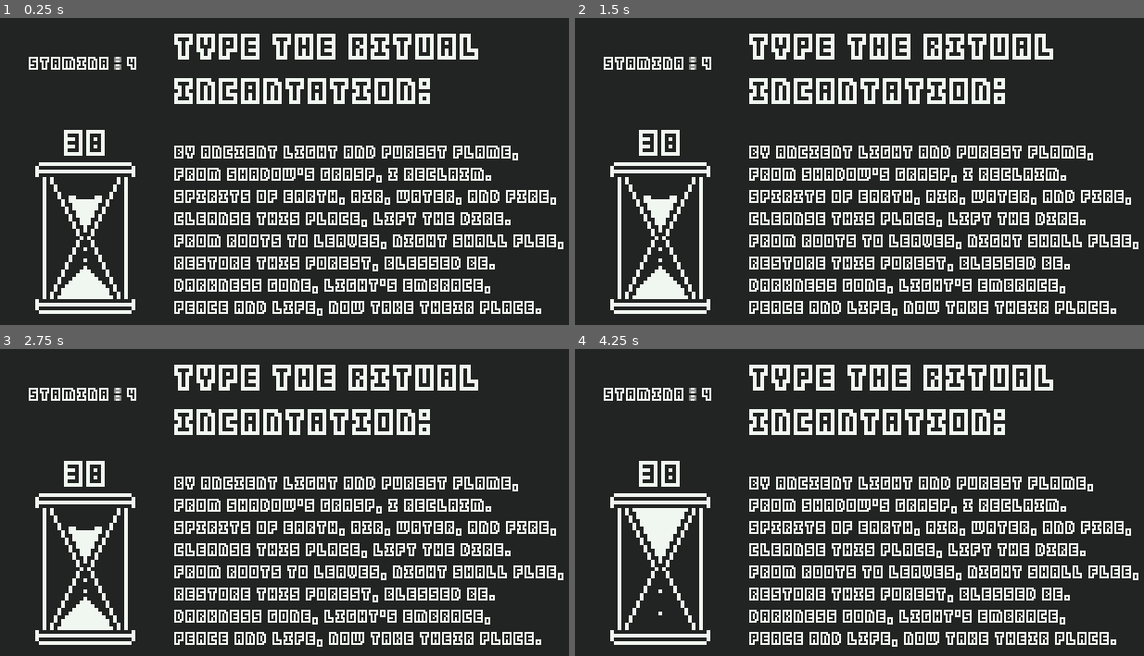
Above: before the commit, frames 1-4 (two rows, left to right).
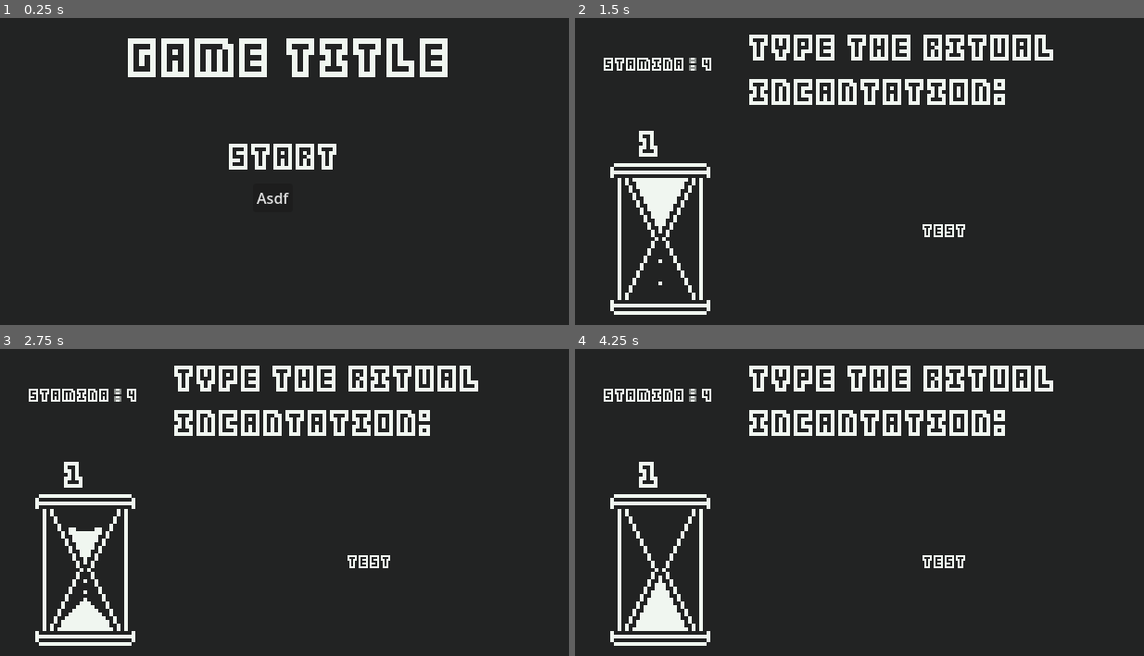
Above: after the commit, the same moments.

Repository: SolarLabyrinth/Lunariel
Game: Godot game, scene res://Scenes/MainMenu.tscn
Two runs of this game, one before a commit and one after it. Both use one fixed random seed, a clock stepped at 60 frames per second and the inputs below. Before the commit the project starts from res://Scenes/Main.tscn.
Inputs (mouse positions are in pixels of both pictures, inside the frame that each line leads up to):
- Up to frame 1 (0.25 s): no input
- Up to frame 2 (1.5 s): click (848, 199) at 0.5 s, where only the run after the commit has a clickable "Asdf"; click (1047, 291) at 1.25 s, where only the run after the commit has a clickable "Start"
- Up to frame 3 (2.75 s): tap Enter at 2 s
- Up to frame 4 (4.25 s): no input

The runs differ from the first frame. In frame 1, 21% of the frame differs, in the area x 5-100%, y 5-97%; in frame 2, 14%; in frame 3, 13%; in frame 4, 14%.

Commit message:
moar

Diff:
--- a/Globals/scene_manager.gd
+++ b/Globals/scene_manager.gd
@@ -1,6 +1,6 @@
 extends Node2D
 
-const TYPING_TEST = preload("res://Scenes/TypeingTest.tscn")
+const TYPING_TEST = preload("res://Scenes/TypingTest2.tscn")
 const STATS_SCREEN = preload("res://Scenes/StatsScreen.tscn")
 
 func start_typing_test() -> void:
--- a/Resources/player_stats.gd
+++ b/Resources/player_stats.gd
@@ -40,3 +40,15 @@
 		if newValue != wpm_adjustment:
 			wpm_adjustment = value
 			changed.emit()
+
+@export var test_wpm := 70
+@export var test_xp_value := 1
+@export var test_text := """test"""
+#@export var test_text := """By ancient light and purest flame,
+#From shadow's grasp, I reclaim.
+#Spirits of earth, air, water, and fire,
+#Cleanse this place, lift the dire.
+#From roots to leaves, night shall flee,
+#Restore this forest, blessed be.
+#Darkness gone, light’s embrace,
+#Peace and life, now take their place."""
--- /dev/null
+++ b/Scenes/Levels/Level1.tscn
@@ -0,0 +1,3 @@
+[gd_scene format=3 uid="uid://bmrowkvyf6mho"]
+
+[node name="Level1" type="Node2D"]
--- a/Scenes/Main.tscn
+++ b/Scenes/Main.tscn
@@ -12,7 +12,6 @@
 
 [node name="TypingTest2" parent="." instance=ExtResource("4_l272c")]
 position = Vector2(0, -1)
-player_data = ExtResource("3_1tjs8")
 wpm = 90
 test_text = "By ancient light and purest flame,
 From shadow's grasp, I reclaim.
--- /dev/null
+++ b/Scenes/MainMenu.tscn
@@ -0,0 +1,54 @@
+[gd_scene load_steps=3 format=3 uid="uid://b64lr7xeyf7oc"]
+
+[ext_resource type="Script" path="res://Scenes/main_menu.gd" id="1_du4fg"]
+[ext_resource type="Theme" uid="uid://bahunhngepcwh" path="res://Resources/ui-theme.tres" id="1_gxjpk"]
+
+[node name="MainMenu" type="Node2D"]
+script = ExtResource("1_du4fg")
+
+[node name="HBoxContainer" type="HBoxContainer" parent="."]
+offset_right = 640.0
+offset_bottom = 92.0
+alignment = 1
+
+[node name="VBoxContainer" type="VBoxContainer" parent="HBoxContainer"]
+layout_mode = 2
+alignment = 1
+
+[node name="RichTextLabel" type="RichTextLabel" parent="HBoxContainer/VBoxContainer"]
+layout_mode = 2
+theme = ExtResource("1_gxjpk")
+theme_override_font_sizes/normal_font_size = 48
+bbcode_enabled = true
+text = "Game Title"
+fit_content = true
+scroll_active = false
+autowrap_mode = 0
+
+[node name="StartButton" type="TextureButton" parent="."]
+offset_left = 253.0
+offset_top = 142.0
+offset_right = 369.0
+offset_bottom = 170.0
+
+[node name="RichTextLabel" type="RichTextLabel" parent="StartButton"]
+offset_top = -12.0
+offset_right = 120.0
+offset_bottom = 36.0
+theme = ExtResource("1_gxjpk")
+theme_override_font_sizes/normal_font_size = 32
+bbcode_enabled = true
+text = "Start"
+fit_content = true
+scroll_active = false
+autowrap_mode = 0
+
+[node name="Button" type="Button" parent="."]
+offset_left = 279.0
+offset_top = 185.0
+offset_right = 322.0
+offset_bottom = 216.0
+text = "Asdf"
+
+[connection signal="pressed" from="StartButton" to="." method="_on_start_button_pressed"]
+[connection signal="pressed" from="Button" to="." method="_on_start_button_pressed"]
--- a/Scenes/StatsScreen.tscn
+++ b/Scenes/StatsScreen.tscn
@@ -178,6 +178,15 @@
 theme = ExtResource("1_ev4kd")
 text = "1"
 
+[node name="AddXPButton2" type="Button" parent="Control"]
+unique_name_in_owner = true
+offset_left = 220.5
+offset_top = 134.5
+offset_right = 293.5
+offset_bottom = 166.5
+theme = ExtResource("1_ev4kd")
+text = "Start"
+
 [connection signal="pressed" from="Control/SpeedAddButton" to="." method="_on_speed_add_button_pressed"]
 [connection signal="pressed" from="Control/SpeedSubButton" to="." method="_on_speed_sub_button_pressed"]
 [connection signal="pressed" from="Control/StaminaAddButton" to="." method="_on_stamina_add_button_pressed"]
@@ -185,3 +194,4 @@
 [connection signal="pressed" from="Control/RegenAddButton" to="." method="_on_regen_add_button_pressed"]
 [connection signal="pressed" from="Control/RegenSubButton" to="." method="_on_regen_sub_button_pressed"]
 [connection signal="pressed" from="Control/AddXPButton" to="." method="_on_add_xp_button_pressed"]
+[connection signal="pressed" from="Control/AddXPButton2" to="." method="_on_add_xp_button_2_pressed"]
--- /dev/null
+++ b/Scenes/main_menu.gd
@@ -0,0 +1,7 @@
+extends Node2D
+
+
+func _on_start_button_pressed() -> void:
+	print("asdf")
+	SceneManager.show_stats_screen()
+	pass # Replace with function body.
--- a/Scenes/stats_screen.gd
+++ b/Scenes/stats_screen.gd
@@ -1,6 +1,6 @@
 extends Node2D
 
-@export var player_data: PlayerStats
+@export var player_data: PlayerStats = ResourceLoader.load("res://Resources/player_stats.tres")
 
 @onready var speed_value: RichTextLabel = %SpeedValue
 @onready var stamina_value: RichTextLabel = %StaminaValue
@@ -60,3 +60,8 @@
 
 func _on_add_xp_button_pressed() -> void:
 	player_data.xp += 1
+
+
+func _on_add_xp_button_2_pressed() -> void:
+	SceneManager.start_typing_test()
+	pass # Replace with function body.
--- a/Scenes/typeing_test.gd
+++ b/Scenes/typeing_test.gd
@@ -1,6 +1,6 @@
 extends Node2D
 
-@export var player_data: PlayerStats
+@export var player_data: PlayerStats = ResourceLoader.load("res://Resources/player_stats.tres")
 
 @export var words_per_minute = 70
 @export var text = "By ancient light and purest flame, From shadow's grasp, I reclaim. Spirits of earth, air, water, an …(186 unchanged characters)…
@@ -65,7 +65,7 @@
 	pass
 
 func wpm_to_px(wpm: int):
-	var px_per_second = (wpm * 5 * base_char_width) / 60
+	var px_per_second = (wpm * 5.0 * base_char_width) / 60.0
 	return px_per_second
 
 func _on_stamina_regen_timer_timeout() -> void:
--- a/Scenes/typing_test_2.gd
+++ b/Scenes/typing_test_2.gd
@@ -4,10 +4,10 @@
 @onready var STAMINA_VALUE_LABEL: RichTextLabel = %StaminaValueLabel
 @onready var time_remaining_value: RichTextLabel = %TimeRemainingValue
 
-@export var player_data: PlayerStats
-@export var wpm := 70
-@export var xp_value := 1
-@export_multiline var test_text := ''
+var player_data: PlayerStats = ResourceLoader.load("res://Resources/player_stats.tres")
+@export var wpm := player_data.test_wpm
+@export var xp_value := player_data.test_xp_value
+@export_multiline var test_text := player_data.test_text
 
 signal test_over(success: bool)
 
--- a/project.godot
+++ b/project.godot
@@ -11,7 +11,7 @@
 [application]
 
 config/name="SnowJamGame"
-run/main_scene="res://Scenes/Main.tscn"
+run/main_scene="res://Scenes/MainMenu.tscn"
 config/features=PackedStringArray("4.3", "Forward Plus")
 config/icon="res://icon.svg"
 
Binary file changed: Assets/sandglass.aseprite
Binary file changed: Assets/sandglass.png
